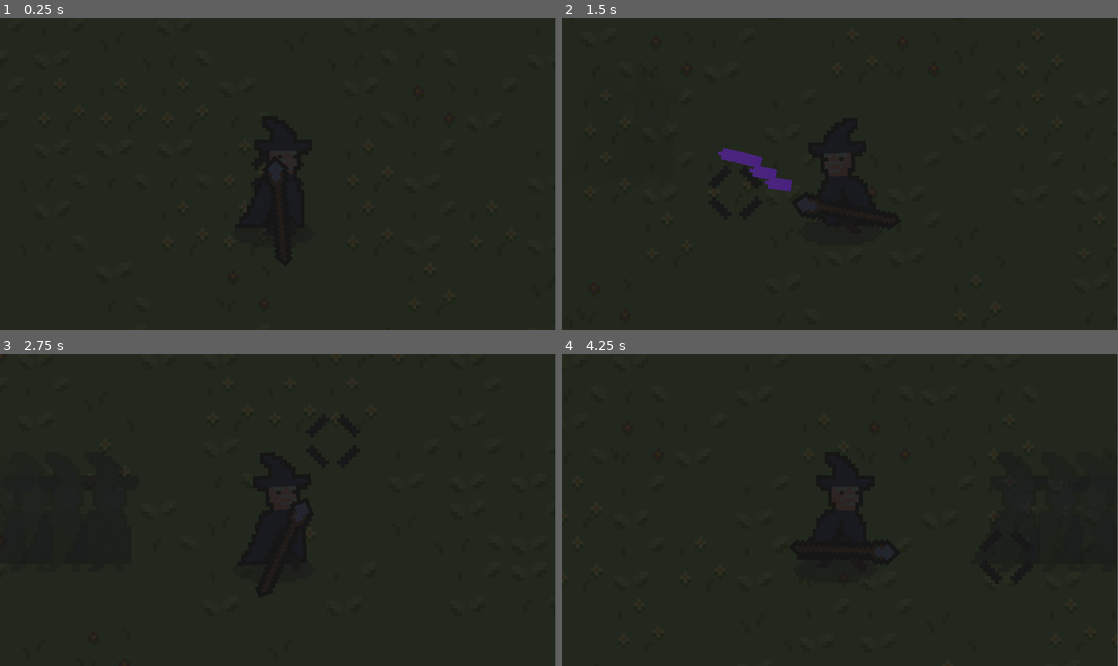
Above: before the commit, frames 1-4 (two rows, left to right).
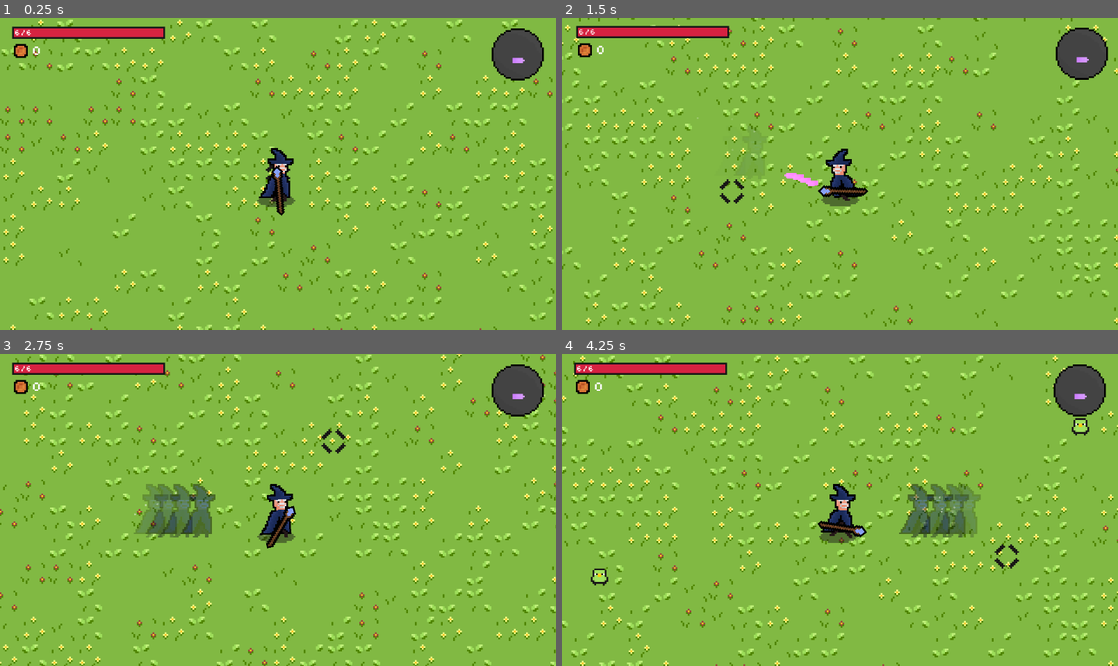
Above: after the commit, the same moments.

Repository: Henry-H08/Archibald
Game: Godot game, scene res://main.tscn
Two runs of this game, one before a commit and one after it. Both use one fixed random seed, a clock stepped at 60 frames per second and the inputs below.
Inputs (mouse positions are in pixels of both pictures, inside the frame that each line leads up to):
- Up to frame 1 (0.25 s): no input
- Up to frame 2 (1.5 s): tap Enter at 0.5 s; move the mouse to (962, 158) at 0.52 s; hold D (right) 0.53-1.28 s; tap Shift (dash) at 0.6 s; move the mouse to (728, 189) at 1.27 s; hold S (down) from 1.28 s (still down); click (728, 189) at 1.35 s
- Up to frame 3 (2.75 s): move the mouse to (333, 441) at 2.02 s; release S (down) at 2.03 s; hold D (right) from 2.03 s (still down); tap Shift (dash) at 2.1 s
- Up to frame 4 (4.25 s): move the mouse to (812, 572) at 2.77 s; release D (right) at 2.78 s; hold W (up) 2.78-3.53 s; click (812, 572) at 2.85 s; move the mouse to (1006, 556) at 3.52 s; hold A (left) from 3.53 s (still down); tap Shift (dash) at 3.6 s
In our replay, the window is 799x449 before the commit and 800x449 after it. These sizes can differ from the game's own. Grey fills any space a smaller window leaves; there, only what the larger window draws over its background counts as a difference.

The runs differ from the first frame. In frame 1, 99% of the frame differs, in the area x 0-100%, y 0-100%; in frame 2, 99%; in frame 3, 99%; in frame 4, 99%.

Commit message:
screen scaling fix attempt 1

Diff:
--- a/player.tscn
+++ b/player.tscn
@@ -137,7 +137,7 @@
 texture = ExtResource("4_hqtel")
 
 [node name="Camera2D" type="Camera2D" parent="."]
-zoom = Vector2(5, 5)
+zoom = Vector2(3, 3)
 script = ExtResource("4_n7ghd")
 
 [node name="pew" parent="." instance=ExtResource("4_sweqy")]
@@ -173,39 +173,34 @@
 vframes = 2
 
 [node name="Health_Bar" parent="." instance=ExtResource("8_dw050")]
-offset_left = -172.0
-offset_top = -104.0
-offset_right = -86.0
-offset_bottom = -99.0
+offset_left = -152.0
+offset_top = -84.0
+offset_right = -66.0
+offset_bottom = -79.0
+metadata/_edit_use_anchors_ = true
 
 [node name="Label" type="Label" parent="Health_Bar"]
 layout_mode = 1
-anchors_preset = 14
-anchor_top = 0.5
-anchor_right = 1.0
-anchor_bottom = 0.5
-offset_left = 8.0
-offset_top = -2.5
-offset_right = -7.0
-offset_bottom = 20.5
-grow_horizontal = 2
-grow_vertical = 2
+offset_right = 11.0
+offset_bottom = 23.0
 theme_override_fonts/font = ExtResource("9_nvl01")
 theme_override_font_sizes/font_size = 5
 text = "6/6"
 horizontal_alignment = 1
+metadata/_edit_use_anchors_ = true
 
 [node name="spell_display" parent="." instance=ExtResource("9_n7ghd")]
-position = Vector2(157, -93)
+position = Vector2(138, -70)
 
 [node name="coins" type="Label" parent="."]
-offset_left = -163.0
-offset_top = -95.0
-offset_right = -123.0
-offset_bottom = -72.0
+offset_left = -142.0
+offset_top = -75.0
+offset_right = -102.0
+offset_bottom = -52.0
 theme_override_fonts/font = ExtResource("9_nvl01")
 theme_override_font_sizes/font_size = 8
 text = "0"
+metadata/_edit_use_anchors_ = true
 
 [node name="Sprite2D" type="Sprite2D" parent="coins"]
 position = Vector2(-7, -8)
@@ -213,6 +208,7 @@
 
 [node name="GameOver" type="CanvasLayer" parent="."]
 unique_name_in_owner = true
+visible = false
 scale = Vector2(0.2, 0.2)
 transform = Transform2D(0.2, 0, 0, 0.2, 0, 0)
 
@@ -222,10 +218,10 @@
 anchor_top = 0.137346
 anchor_right = 1.0
 anchor_bottom = 1.0
-offset_left = -250.0
-offset_top = -249.0
-offset_right = 1538.0
-offset_bottom = 1042.0
+offset_left = -530.0
+offset_top = -459.0
+offset_right = 1258.0
+offset_bottom = 832.0
 grow_horizontal = 2
 grow_vertical = 2
 size_flags_horizontal = 4
--- a/project.godot
+++ b/project.godot
@@ -21,7 +21,8 @@
 
 [display]
 
-window/stretch/scale=8.0
+window/stretch/mode="canvas_items"
+window/stretch/scale=6.0
 
 [input]
 
Not shown, changed: exports/Archibald!.html
Not shown, changed: exports/Archibald!.pck
